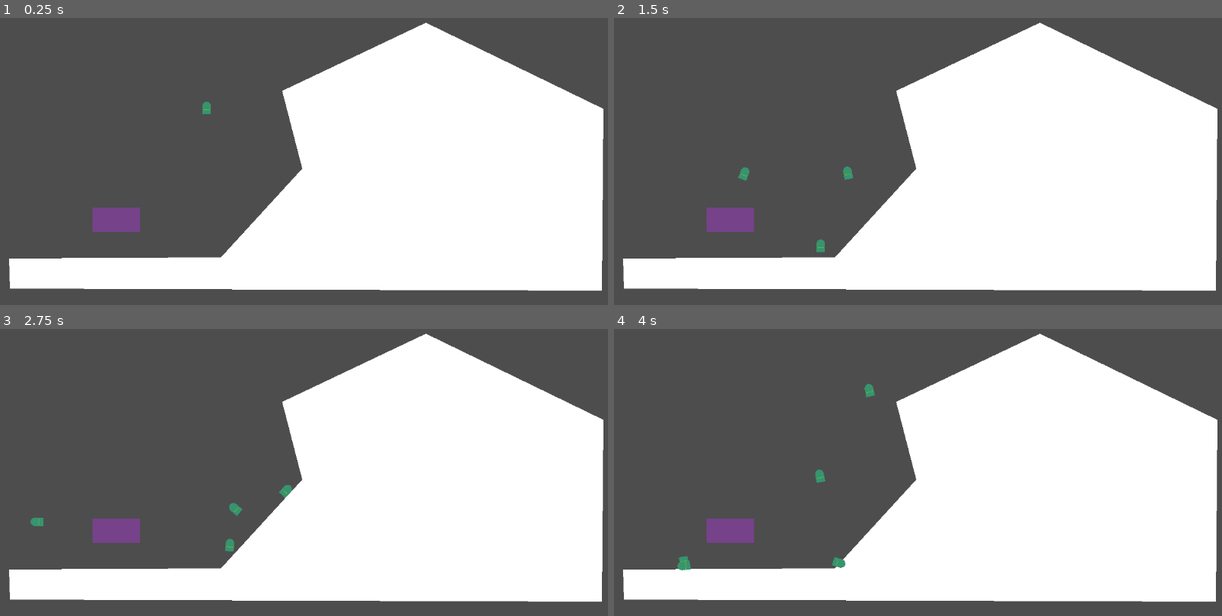
Above: before the commit, frames 1-4 (two rows, left to right).
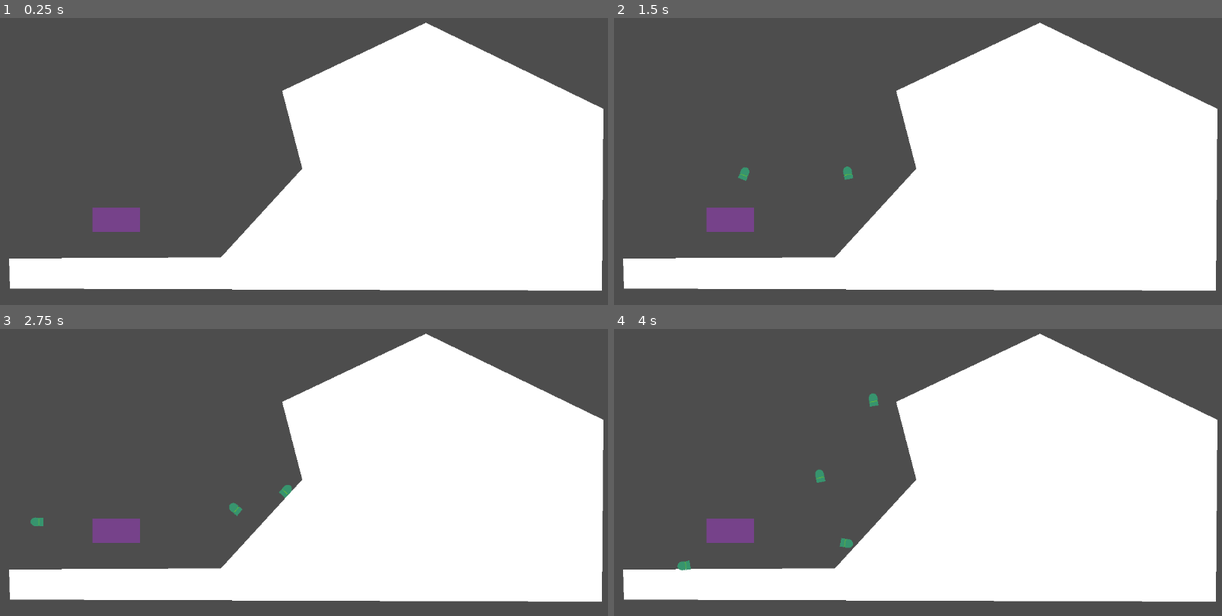
Above: after the commit, the same moments.

Repository: Jacob-Hawksley/Bugs
Game: Godot game, scene res://main.tscn
Same seed, same stepped clock (60 frames per second), same inputs: the game is played once before the commit and once after it.
Inputs (mouse positions are in pixels of both pictures, inside the frame that each line leads up to):
- Up to frame 1 (0.25 s): no input
- Up to frame 2 (1.5 s): tap Enter at 0.5 s; move the mouse to (1051, 115) at 0.52 s; tap Space (shoot) at 0.6, 1.35 s; move the mouse to (796, 150) at 1.27 s
- Up to frame 3 (2.75 s): move the mouse to (364, 369) at 2.02 s; tap Space (shoot) at 2.1 s
- Up to frame 4 (4 s): move the mouse to (887, 512) at 2.77 s; tap Space (shoot) at 2.85, 3.6 s; move the mouse to (1100, 495) at 3.52 s

The runs differ from the first frame. In frame 1, less than 0.1% of the frame differs, in the area x 33-35%, y 29-34%; in frame 2, less than 0.1%; in frame 3, less than 0.1%; in frame 4, 0.3%, in the area x 10-44%, y 19-84%.

Commit message:
Update main.tscn

Diff:
--- a/bugs/main.tscn
+++ b/bugs/main.tscn
@@ -1,8 +1,7 @@
-[gd_scene load_steps=4 format=3 uid="uid://bxaj285qb8dbd"]
+[gd_scene load_steps=3 format=3 uid="uid://bxaj285qb8dbd"]
 
 [ext_resource type="Script" uid="uid://dfseyuf3qknbb" path="res://main.gd" id="1_ig7tw"]
 [ext_resource type="PackedScene" uid="uid://8jyahvu604mu" path="res://ant.tscn" id="2_0xm2m"]
-[ext_resource type="PackedScene" uid="uid://b6ygoabtok1m0" path="res://rocket.tscn" id="3_h2yge"]
 
 [node name="Main" type="Node"]
 script = ExtResource("1_ig7tw")
@@ -21,6 +20,3 @@
 
 [node name="Ant" parent="." instance=ExtResource("2_0xm2m")]
 position = Vector2(220, 487)
-
-[node name="Rocket" parent="." instance=ExtResource("3_h2yge")]
-position = Vector2(391, 397)
